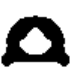
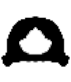
Layer changes from the first 71 x 82 image to the second:
renamed "Transformation" to "a #1", painted on it over [1, 15, 70, 68]
